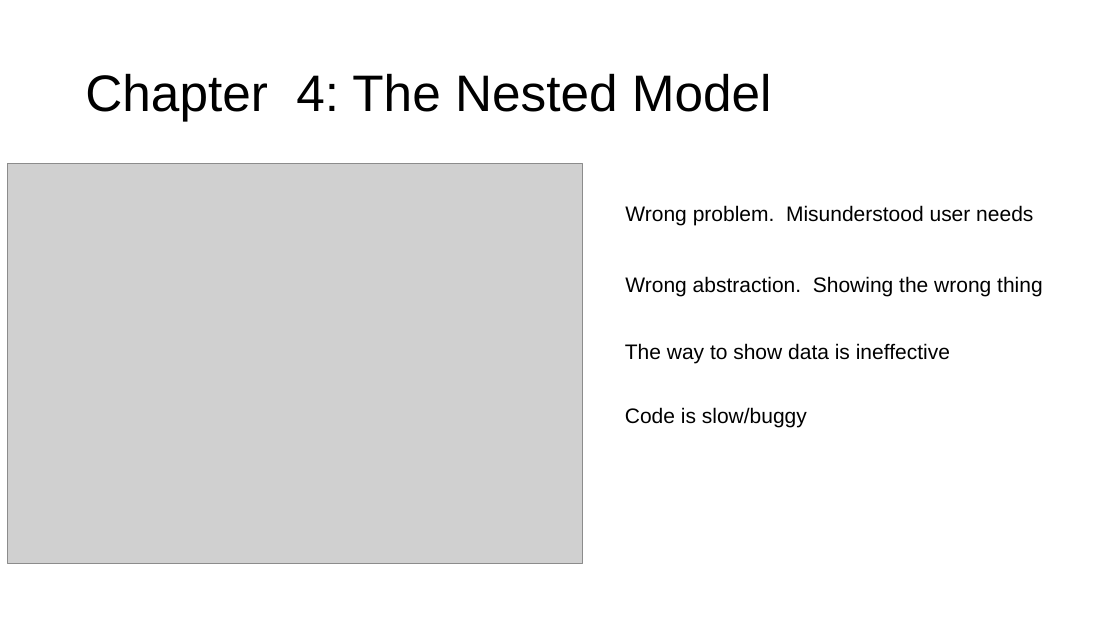
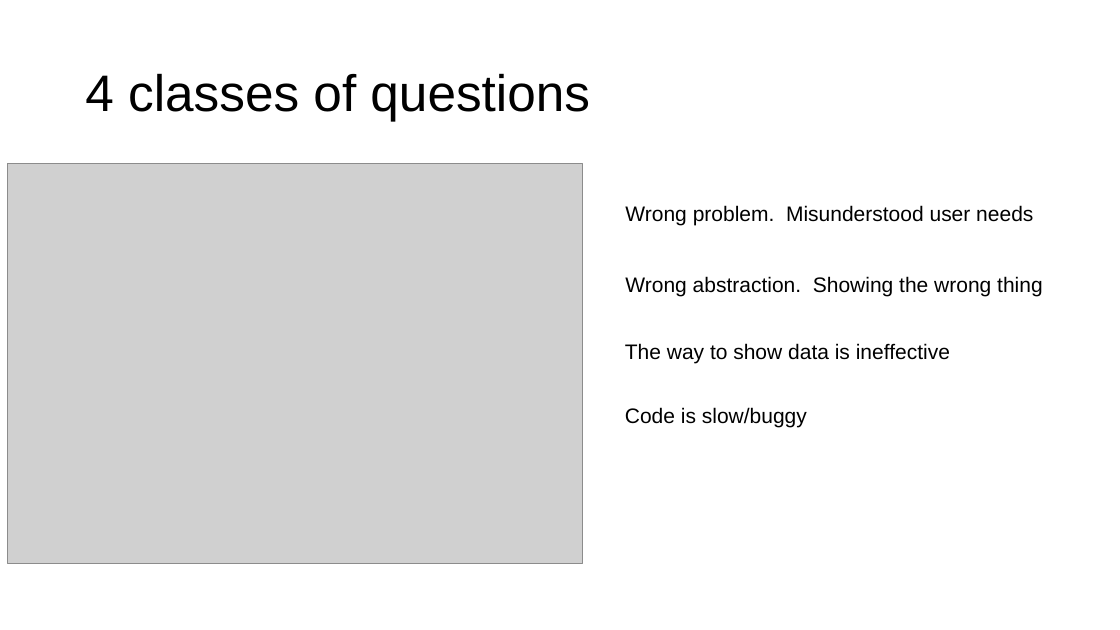
Before and after one commit to columbiaviz/columbiaviz.github.io, a slide deck: slide 19 of 2020s_w6998/lecs/08_modalities.pptx (slide 5 before the commit). Drawn at 1120x630 pixels with LibreOffice and Linux fonts; fonts in the diff are those of the drawing; grey boxes stand for pictures. Boxes give left, top, right and bottom in pixels: in the first picture for what was removed or moved away, otherwise in the second. Text is boxed around its words. In the diff, an @@ line names an element or a change of style, - is before the commit and + after.

```diff
--- a/2020s_w6998/lecs/08_modalities.pptx
+++ b/2020s_w6998/lecs/08_modalities.pptx
@@ title at box(85, 73, 590, 121): text changed @@
-Chapter 4: The Nested Model
+4 classes of questions
```
Also in this commit, not shown: 17 slides added.
